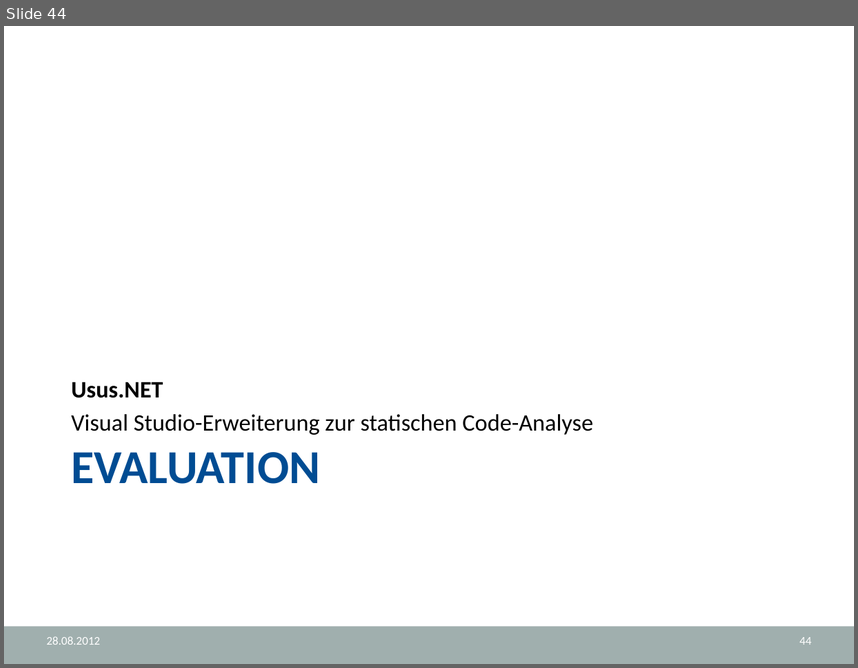
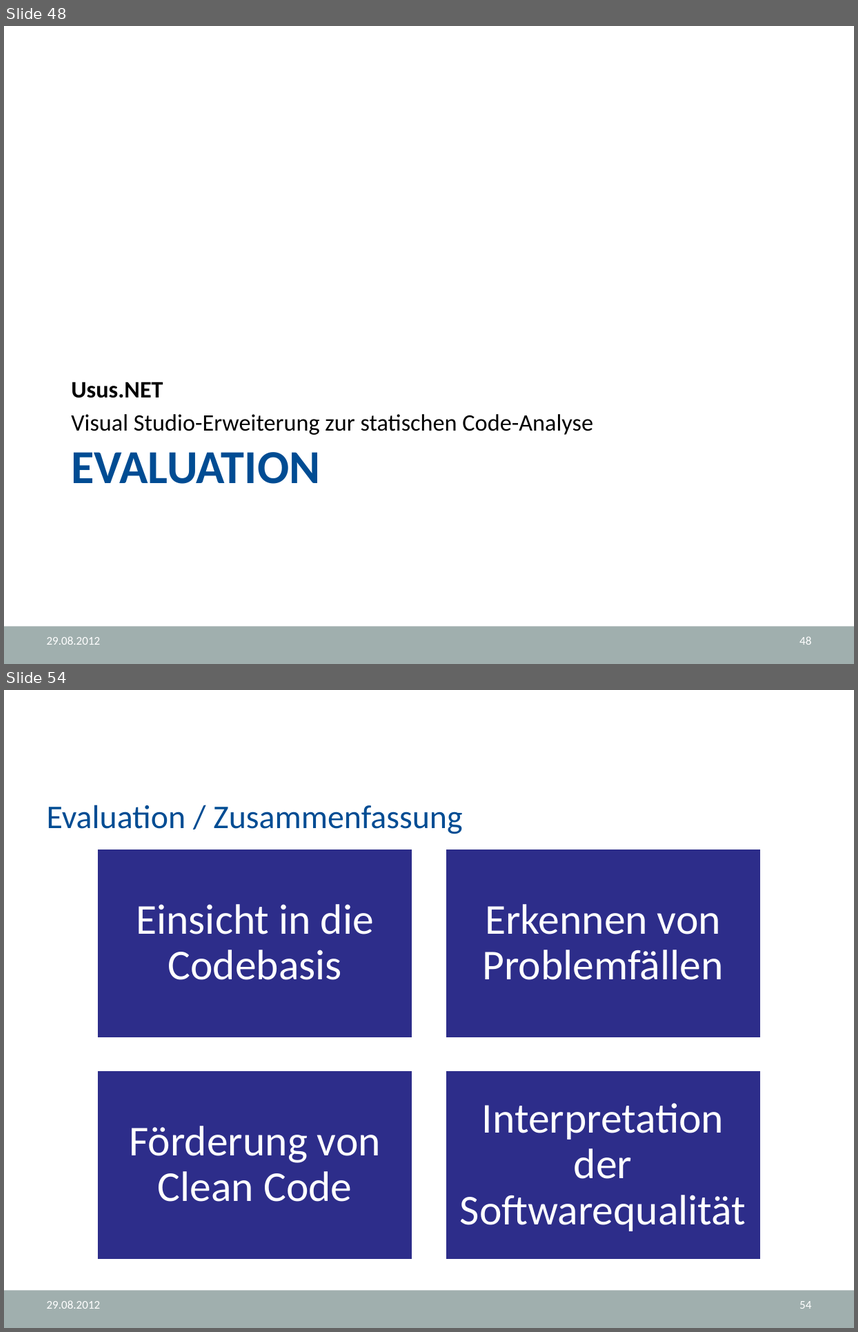
Before and after one commit to halllo/MTSS12, a slide deck: text/Usus.NET.pptx. Shown one above the other, each under a label of ours: slide 44 before the commit, slides 48 and 54 after it; the slides between them are not shown. The pictures are 858x668 and 858x1332 pixels, drawn with LibreOffice and Linux fonts; fonts in the diff are those of the drawing; background and template pictures are left out. Boxes give left, top, right and bottom in pixels: in the first picture for what was removed or moved away, otherwise in the second. Text is boxed around its words. In the diff, an @@ line names an element or a change of style, - is before the commit and + after.

```diff
--- a/text/Usus.NET.pptx
+++ b/text/Usus.NET.pptx
@@ slide 54 added at (4, 690, 854, 1328), background #FFFFFF; not listed: 1 template element that a slide beside it also shows @@
@@ title added at (47, 805, 462, 834), 28 pt, text #004C93 @@
+Evaluation / Zusammenfassung
@@ group added at (96, 848, 762, 1259): 4 rectangles, 4 texts @@
+Einsicht in die Codebasis
+Erkennen von Problemfällen
+Förderung von Clean Code
+Interpretation der Softwarequalität
@@ text added at (47, 1300, 101, 1308), 10 pt, text #FFFFFF @@
+29.08.2012
@@ page number added at (800, 1301, 811, 1308), 10 pt, text #FFFFFF @@
+54
@@ what was slide 44 is now slide 48 @@
@@ slide 48 changed as well @@
@@ text at (47, 636, 101, 644): text changed @@
-28.08.2012
+29.08.2012
@@ page number at (800, 636, 811, 644): text changed @@
-44
+48
```
Also in this commit, not shown: 44 other slides changed, 11 other slides added.
